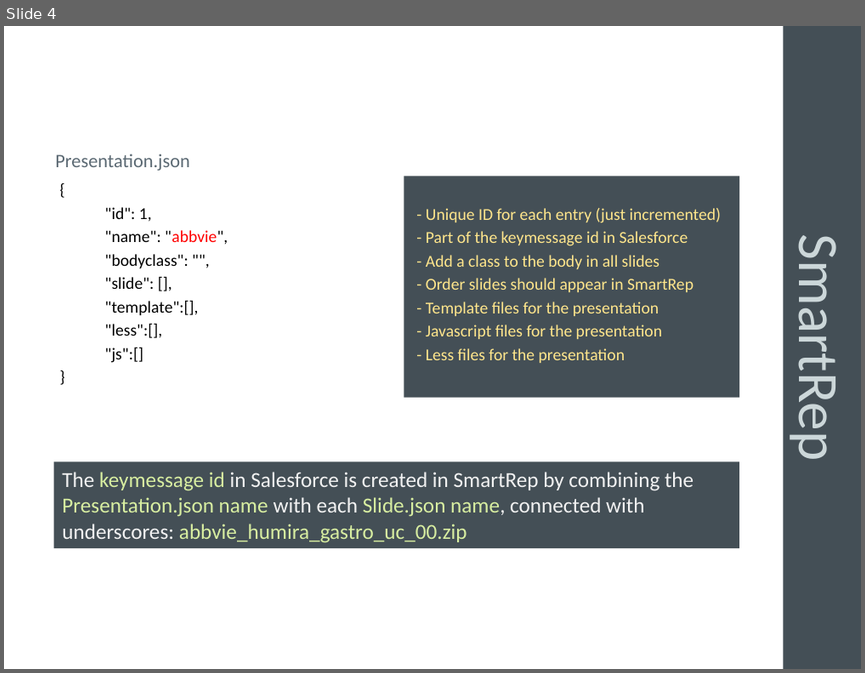
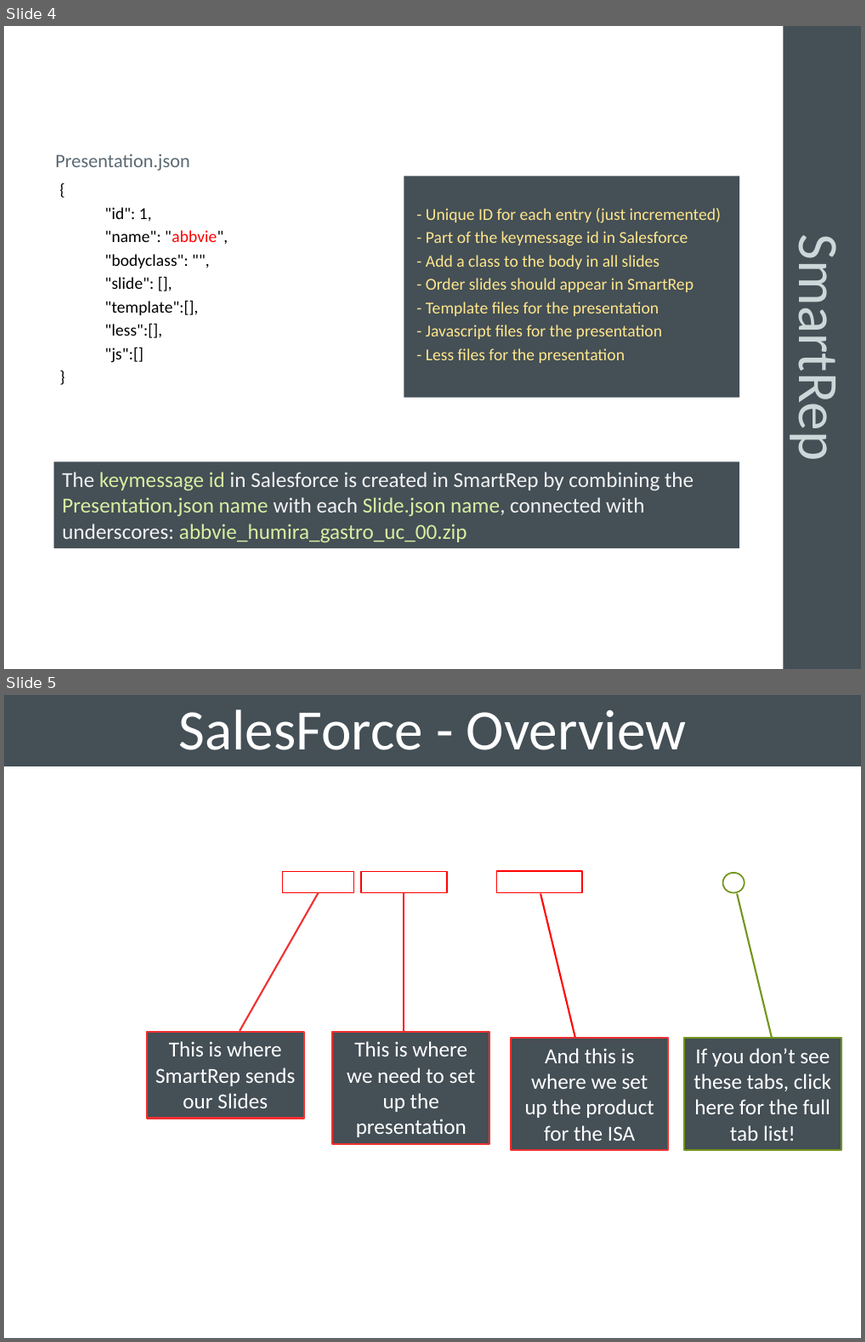
Before and after one commit to JAhaber/ISASetupPresentation, a slide deck: Setup Guide.pptx. Shown one above the other, each under a label of ours: slide 4 before the commit, slides 4 and 5 after it. The pictures are 865x673 and 865x1342 pixels, drawn with LibreOffice and Linux fonts; fonts in the diff are those of the drawing; background and template pictures are left out. Boxes give left, top, right and bottom in pixels: in the first picture for what was removed or moved away, otherwise in the second. Text is boxed around its words. In the diff, an @@ line names an element or a change of style, - is before the commit and + after.

Commit message:
Added Salesforce Products slides

```diff
--- a/Setup Guide.pptx
+++ b/Setup Guide.pptx
@@ slide 5 added at bbox=[4, 695, 861, 1338], background picture (left out) @@
@@ rectangle added at bbox=[4, 695, 861, 766], fill #444F56, 48 pt, text #FFFFFF @@
+SalesForce - Overview
@@ rectangle added at bbox=[283, 872, 353, 893], outline #FF0000 1.25 pt @@
@@ rectangle added at bbox=[361, 872, 447, 893], outline #FF0000 1.25 pt @@
@@ rectangle added at bbox=[497, 872, 582, 893], outline #FF0000 1.25 pt @@
@@ ellipse added at bbox=[723, 873, 744, 893], outline #72951A 1.25 pt @@
@@ line added from (318, 893) to (239, 1031), #F03030 1.5 pt @@
@@ line added from (404, 893) to (404, 1031), #FF0000 1.5 pt @@
@@ line added from (540, 894) to (575, 1038), #FF0000 1.5 pt @@
@@ line added from (737, 894) to (772, 1038), #72951A 1.5 pt @@
@@ rectangle added at bbox=[147, 1032, 304, 1118], fill #444F56, outline #F03030 1.5 pt, 18 pt, text #FFFFFF @@
+This is where SmartRep sends our Slides
@@ rectangle added at bbox=[332, 1032, 489, 1144], fill #444F56, outline #F03030 1.5 pt, 18 pt, text #FFFFFF @@
+This is where we need to set up the presentation
@@ rectangle added at bbox=[511, 1038, 668, 1150], fill #444F56, outline #F03030 1.5 pt, 18 pt, text #FFFFFF @@
+And this is where we set up the product for the ISA
@@ rectangle added at bbox=[684, 1038, 841, 1150], fill #444F56, outline #72951A 1.5 pt, 18 pt, text #FFFFFF @@
+If you don’t see these tabs, click here for the full tab list!
```
Also in this commit, not shown: 1 slide changed, 2 other slides added, 4 other files.
